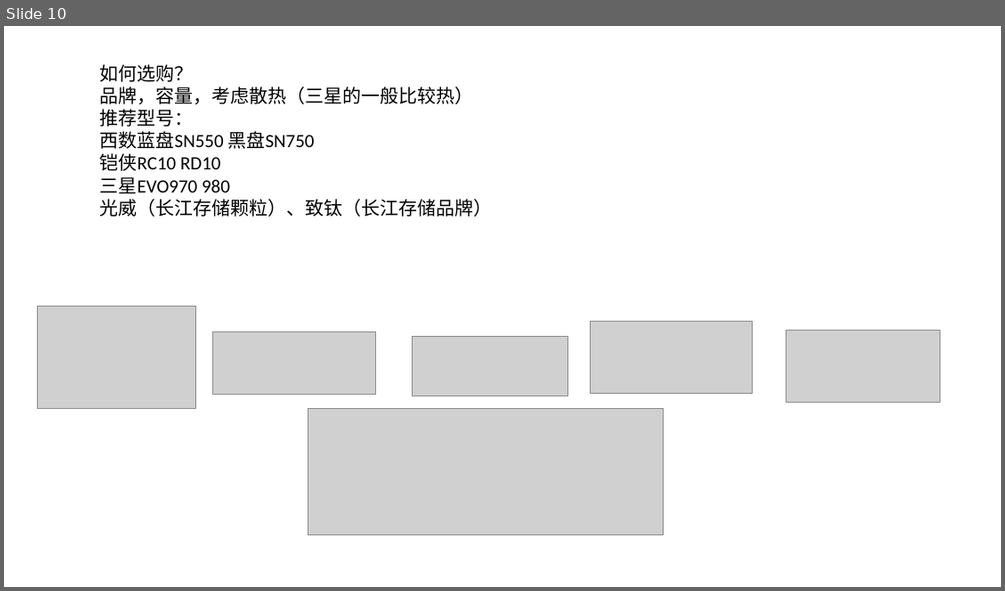
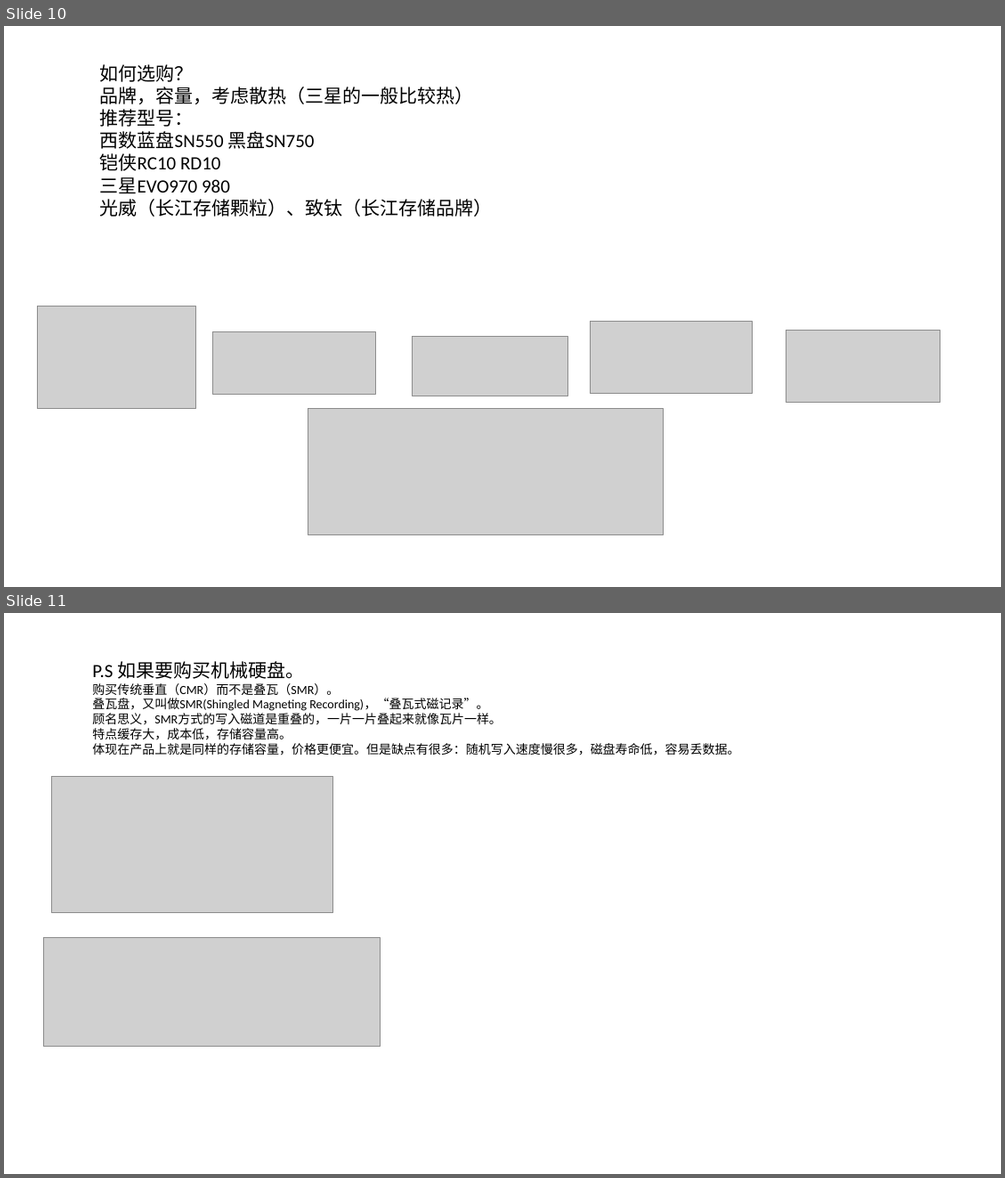
Before and after one commit to 419995258/javaTestList, a slide deck: src/ppt/ssd/SSD固态硬盘.pptx. Shown one above the other, each under a label of ours: slide 10 before the commit, slides 10 and 11 after it. The pictures are 1005x591 and 1005x1178 pixels, drawn with LibreOffice and Linux fonts; fonts in the diff are those of the drawing; grey boxes stand for pictures; background and template pictures are left out. Boxes give left, top, right and bottom in pixels: in the first picture for what was removed or moved away, otherwise in the second. Text is boxed around its words. In the diff, an @@ line names an element or a change of style, - is before the commit and + after.

Commit message:
修改实现逻辑

```diff
--- a/src/ppt/ssd/SSD固态硬盘.pptx
+++ b/src/ppt/ssd/SSD固态硬盘.pptx
@@ slide 11 added at box(4, 613, 1001, 1174), background picture (left out) @@
@@ text added at box(92, 661, 739, 755), 12 pt, text #000000 @@
+P.S 如果要购买机械硬盘。
+购买传统垂直（CMR）而不是叠瓦（SMR）。
+叠瓦盘，又叫做SMR(Shingled Magneting Recording)，“叠瓦式磁记录”。
+顾名思义，SMR方式的写入磁道是重叠的，一片一片叠起来就像瓦片一样。
+特点缓存大，成本低，存储容量高。
+体现在产品上就是同样的存储容量，价格更便宜。但是缺点有很多：随机写入速度慢很多，磁盘寿命低，容易丢数据。
@@ picture added at box(51, 776, 333, 912) @@
@@ picture added at box(44, 938, 380, 1046) @@
```
